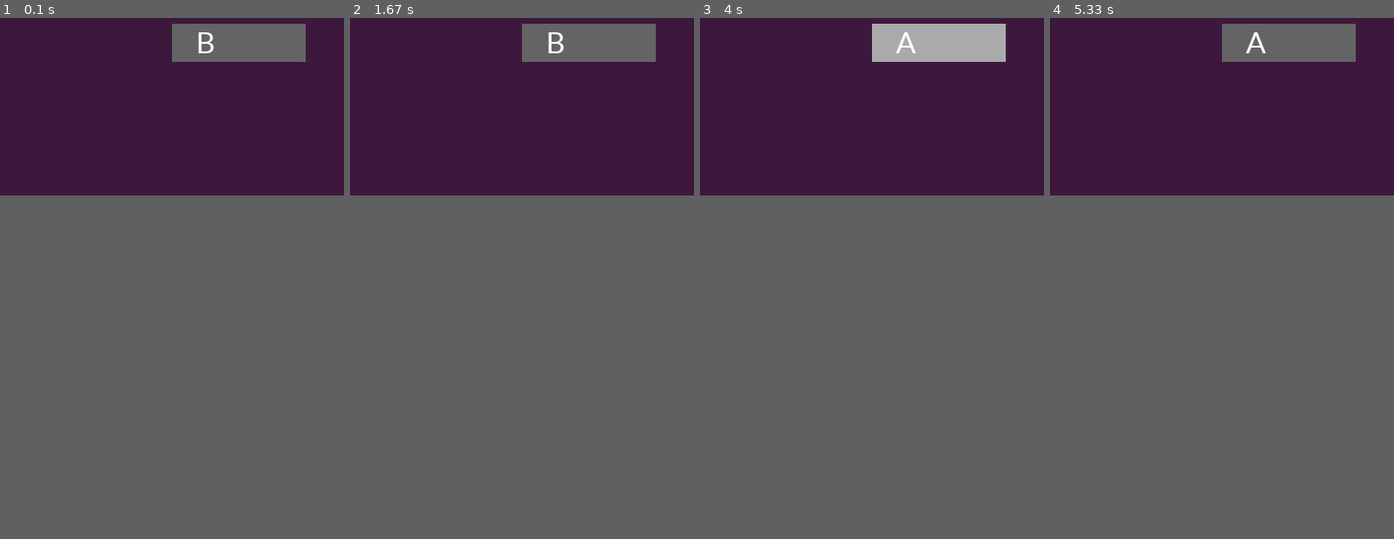
Above: before the commit, frames 1-4 (left to right).
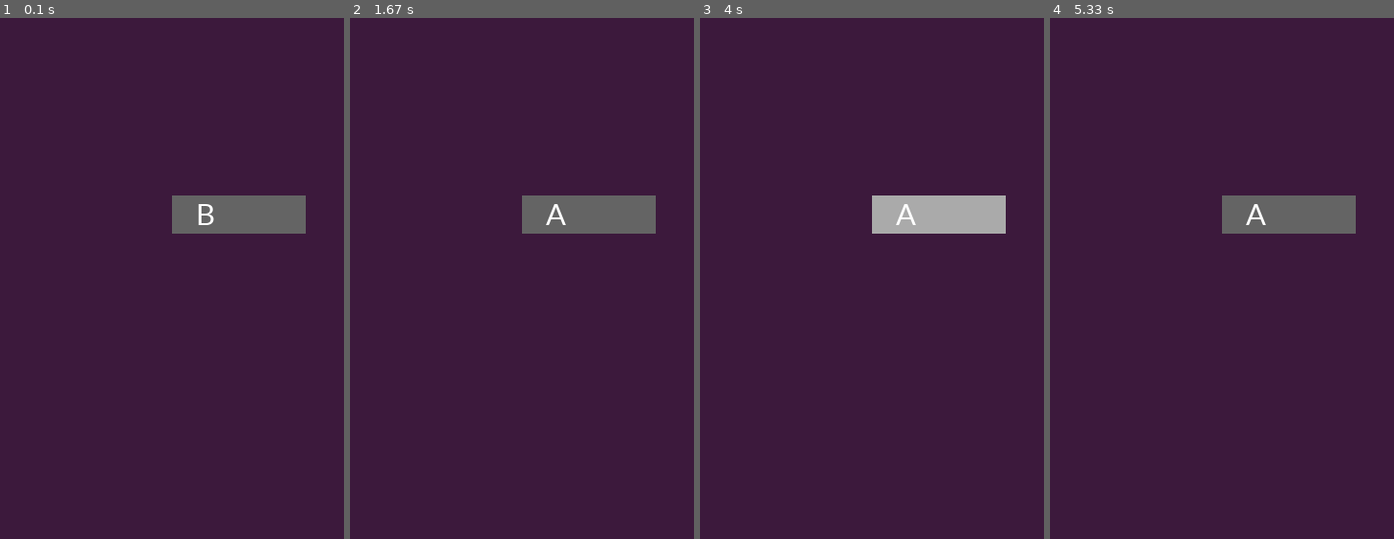
Above: after the commit, the same moments.

Repository: jamad/jamad.github.io
Game: pygame game, started from wasm/simple_button/main.py
Two runs of this game, one before a commit and one after it. Both use one fixed random seed, a clock stepped at 60 frames per second and the inputs below.
Inputs (mouse positions are in pixels of both pictures, inside the frame that each line leads up to):
- Up to frame 1 (0.1 s): no input
- Up to frame 2 (1.67 s): click (522, 195) at 0.38 s; click (525, 242) at 0.72 s
- Up to frame 3 (4 s): click (937, 215) at 2.05 s, where only the run after the commit has a clickable "A"; click (854, 372) at 2.38 s; click "B" at 3.72 s
- Up to frame 4 (5.33 s): click (1328, 179) at 4.05 s
In our replay, the window is 360x360 before the commit and 360x720 after it. These sizes can differ from the game's own. Grey fills any space a smaller window leaves; there, only what the larger window draws over its background counts as a difference.

The runs differ from the first frame. In frame 1, 5.7% of the frame differs, in the area x 50-89%, y 1-42%; in frame 2, 5.7%; in frame 3, 5.7%; in frame 4, 5.7%.

Commit message:
Update main.py

Diff:
--- a/wasm/simple_button/main.py
+++ b/wasm/simple_button/main.py
@@ -2,8 +2,12 @@
 
 import pygame
 pygame.init()
-w=h=360
-screen = pygame.display.set_mode((h,w) )
+
+#414	896	828	1792
+
+w=360
+h=720
+screen = pygame.display.set_mode((w,h) )
 smallfont = pygame.font.SysFont('Corbel',35)
 
 async def main(): # step2
